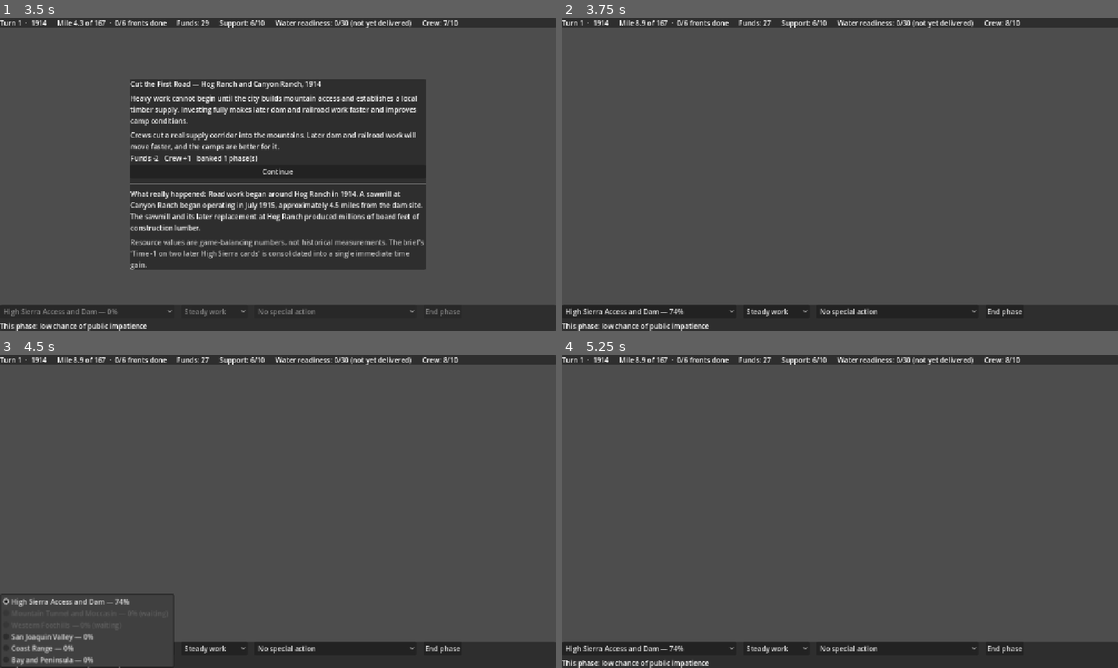
Above: before the commit, frames 1-4 (two rows, left to right).
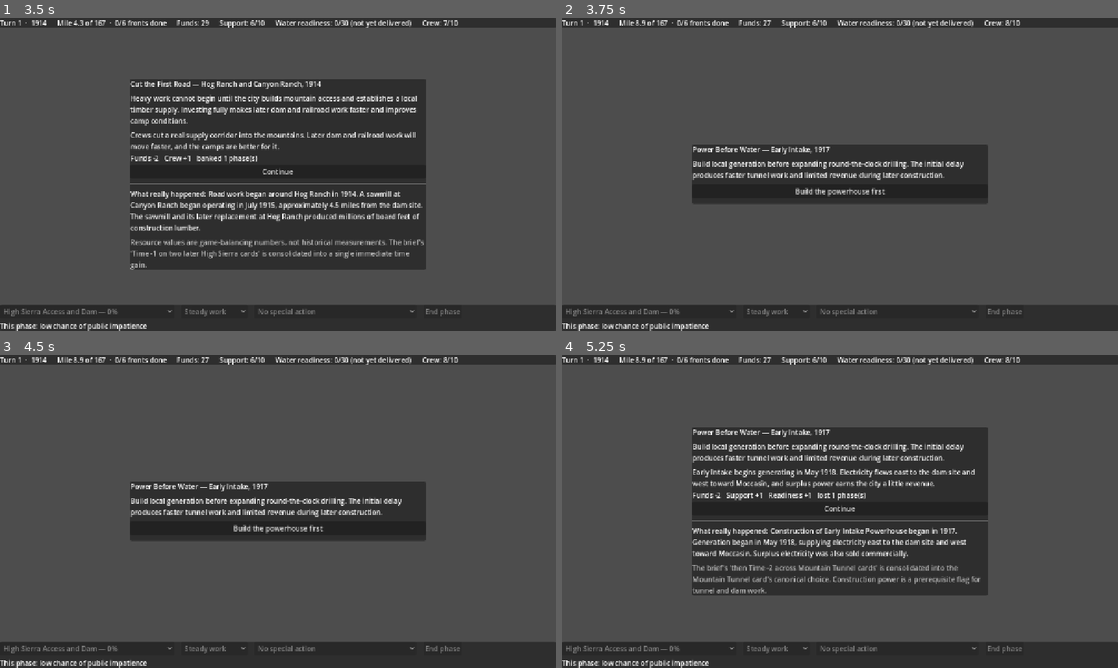
Above: after the commit, the same moments.

Repository: boxwrench/Hetchy-Trail
Game: Godot game, scene res://scenes/journey/journey.tscn
Two runs of this game, one before a commit and one after it. Both use one fixed random seed, a clock stepped at 60 frames per second and the inputs below.
Inputs (mouse positions are in pixels of both pictures, inside the frame that each line leads up to):
- Up to frame 1 (3.5 s): click "High Sierra Access and Dam — …" at 0.5 s; click "Steady work" at 1.25 s; click "End phase" at 2 s; click "Build the full road and sawmi…" at 2.75 s
- Up to frame 2 (3.75 s): click "Continue" at 3.5 s
- Up to frame 3 (4.5 s): click (88, 649) at 4.25 s, where only the run before the commit has a clickable "High Sierra Access and Dam — …"
- Up to frame 4 (5.25 s): click (840, 527) at 5 s, where only the run after the commit has a clickable "Build the powerhouse first"

Frame 1 is identical in both runs. In frame 2, 9.7% of the frame differs, in the area x 0-83%, y 40-96%; in frame 3, 11%; in frame 4, 26%, in the area x 0-83%, y 23-96%.

Commit message:
feat: resolving a milestone can unlock the next one on its front
A turn draws at most two fixed cards. The second is never taken from the same
availability snapshot as the first -- most fixed cards require a flag the
preceding card grants, so a snapshot holds only one and taking two does
nothing. try_draw_followup() re-evaluates the worked front AFTER a card
resolves, when the flag exists.

Scoped narrowly so a productive turn cannot become a history lecture: fixed
cards only, the worked front only, MAX_FIXED_PER_TURN of 2, and never a card
already drawn this turn -- a repeat_card choice un-draws its own card, and
without that guard a failed bond vote would be re-run inside its own turn.

The four resolve loops drain a queue instead of iterating a snapshot. Pushing
strategies go from 0/12 wins to 6/12 and 5/12, the first time pace has bought
schedule.

Co-Authored-By: Claude Opus 5 <noreply@anthropic.com>

Diff:
--- a/autoload/event_manager.gd
+++ b/autoload/event_manager.gd
@@ -58,8 +58,18 @@
 			out.append(card)
 	return out
 
+## A turn resolves at most this many fixed (milestone) cards. The second is
+## never taken from the same availability snapshot as the first -- it is drawn
+## by post-resolution chaining, see try_draw_followup().
+const MAX_FIXED_PER_TURN := 2
+
 var deck: Array[EventCard] = []
 var drawn_ids: Dictionary = {}        # StringName -> true
+var _fixed_drawn_this_turn: int = 0
+## Every id drawn this turn, including hazards and cards a repeat_card choice
+## has since re-armed. Chaining excludes these so a card cannot come back in
+## the turn it was just resolved.
+var _ids_drawn_this_turn: Dictionary = {}
 
 
 func _ready() -> void:
@@ -68,6 +78,8 @@
 
 func reset() -> void:
 	drawn_ids = {}
+	_fixed_drawn_this_turn = 0
+	_ids_drawn_this_turn = {}
 
 
 ## Cards to resolve this turn, in order. Empty, one, or two entries.
@@ -79,6 +91,8 @@
 ## and a hazard never costs the player a turn.
 func try_draw_queue() -> Array[EventCard]:
 	var queue: Array[EventCard] = []
+	_fixed_drawn_this_turn = 0
+	_ids_drawn_this_turn = {}
 	if GameState.game_over:
 		return queue
 	var available := _available_cards()
@@ -96,6 +110,38 @@
 		return queue
 	queue.append(_draw(_weighted_pick(available)))
 	return queue
+
+
+## The second milestone of a turn, or null. Called AFTER a fixed card resolves.
+##
+## Why chaining rather than taking two cards from _available_cards(): most fixed
+## cards require a flag the preceding card grants, and that snapshot is computed
+## before the first card resolves, so a two-card loop over it finds nothing to
+## add. That is exactly why snapshot queueing was measured as doing nothing
+## under the old linear spine. Re-evaluating after resolution is a different
+## mechanism -- the flag now exists, so the next card is genuinely unlocked.
+##
+## Deliberately narrow, so a productive turn cannot become a history lecture:
+## fixed cards only (no hazard reroll, no texture card), the worked front only,
+## at most MAX_FIXED_PER_TURN in a turn, and never a card already drawn this
+## turn -- a repeat_card choice un-draws its card, and without that guard the
+## failed bond vote would be handed straight back in the same turn.
+func try_draw_followup(resolved: EventCard) -> EventCard:
+	if GameState.game_over:
+		return null
+	if resolved == null or not resolved.is_fixed:
+		return null
+	if _fixed_drawn_this_turn >= MAX_FIXED_PER_TURN:
+		return null
+	for card in _fixed_cards_for_front(GameState.current_front):
+		if drawn_ids.has(card.event_id) or _ids_drawn_this_turn.has(card.event_id):
+			continue
+		if not card.is_available(GameState.flags):
+			continue
+		if not _threshold_reached(card):
+			continue
+		return _draw(card)
+	return null
 
 
 ## Applies the player's chosen option and re-arms the card if the choice
@@ -175,6 +221,9 @@
 
 func _draw(card: EventCard) -> EventCard:
 	drawn_ids[card.event_id] = true
+	_ids_drawn_this_turn[card.event_id] = true
+	if card.is_fixed:
+		_fixed_drawn_this_turn += 1
 	event_drawn.emit(card)
 	return card
 
--- a/scenes/journey/journey.gd
+++ b/scenes/journey/journey.gd
@@ -51,6 +51,11 @@
 	var card := current_card
 	current_card = null
 	EventManager.resolve_choice(card, index)
+	# Resolving a milestone can unlock the next one on the same front. Queue it
+	# behind whatever is already pending rather than drawing it up front.
+	var followup: EventCard = EventManager.try_draw_followup(card)
+	if followup != null:
+		pending.append(followup)
 	_show_next()
 
 
--- a/tools/sim_test.gd
+++ b/tools/sim_test.gd
@@ -39,10 +39,17 @@
 		GameState.advance_turn()
 		if GameState.game_over:
 			break
-		for card in EventManager.try_draw_queue():
+		# Drain rather than iterate a snapshot: resolving a milestone can chain
+		# into the next one on the same front, which appends to this queue.
+		var queue := EventManager.try_draw_queue()
+		while not queue.is_empty():
 			if GameState.game_over:
 				break
+			var card: EventCard = queue.pop_front()
 			EventManager.resolve_choice(card, card.canonical_choice)
+			var followup: EventCard = EventManager.try_draw_followup(card)
+			if followup != null:
+				queue.append(followup)
 	EventManager.event_drawn.disconnect(count_hazards)
 	var final_result := result
 	var final_year := GameState.current_year()
@@ -105,10 +112,17 @@
 		GameState.advance_turn()
 		if GameState.game_over:
 			break
-		for card in EventManager.try_draw_queue():
+		# Drain rather than iterate a snapshot: resolving a milestone can chain
+		# into the next one on the same front, which appends to this queue.
+		var queue := EventManager.try_draw_queue()
+		while not queue.is_empty():
 			if GameState.game_over:
 				break
+			var card: EventCard = queue.pop_front()
 			EventManager.resolve_choice(card, card.canonical_choice)
+			var followup: EventCard = EventManager.try_draw_followup(card)
+			if followup != null:
+				queue.append(followup)
 	EventManager.event_drawn.disconnect(cb)
 	return seen["n"]
 
--- a/tools/smoke_test.gd
+++ b/tools/smoke_test.gd
@@ -17,6 +17,7 @@
 	_check_hazards()
 	_check_flag_closure()
 	_check_first_turn()
+	_check_card_chaining()
 	_check_ui_scenes()
 	_check_end_screens()
 	_check_reveal_order()
@@ -129,6 +130,80 @@
 		check(not card.is_fixed, "hazard %s is not a fixed spine card" % card.event_id)
 	check(kinds[&"injury"] == 3, "exactly 3 injury hazards (got %d)" % kinds[&"injury"])
 	check(kinds[&"impatience"] == 2, "exactly 2 impatience hazards (got %d)" % kinds[&"impatience"])
+
+
+## Post-resolution chaining: a fully worked front hands over a second milestone
+## in the same turn, but never a third, and never a card it just re-armed.
+## Front progress is set directly rather than worked up to, so these stay true
+## regardless of how FRONT_BASE_PROGRESS is later tuned.
+func _check_card_chaining() -> void:
+	seed(99)
+	GameState.new_game()
+	EventManager.reset()
+	GameState.set_front(0)
+	GameState.front_progress[0] = 1.0   # every threshold on this front is met
+	var queue := EventManager.try_draw_queue()
+	# The availability snapshot can only ever offer one fixed card, because the
+	# next one waits on a flag this one has not granted yet. That is why snapshot
+	# queueing measured as doing nothing, and why chaining is a different thing.
+	var snapshot_fixed := 0
+	for card in queue:
+		if card.is_fixed:
+			snapshot_fixed += 1
+	check(snapshot_fixed == 1,
+		"the availability snapshot offers exactly one fixed card (got %d)" % snapshot_fixed)
+	var fixed_ids: Array[StringName] = []
+	while not queue.is_empty():
+		var card: EventCard = queue.pop_front()
+		if card.is_fixed:
+			fixed_ids.append(card.event_id)
+		EventManager.resolve_choice(card, card.canonical_choice)
+		var followup: EventCard = EventManager.try_draw_followup(card)
+		if followup != null:
+			queue.append(followup)
+	check(fixed_ids.size() == 2,
+		"resolving the first milestone unlocks a second one (got %d)" % fixed_ids.size())
+	check(fixed_ids.size() <= EventManager.MAX_FIXED_PER_TURN,
+		"a turn never resolves more than %d fixed cards" % EventManager.MAX_FIXED_PER_TURN)
+	check(fixed_ids.size() < 2 or fixed_ids[0] != fixed_ids[1],
+		"the chained card is a different card, not the same one twice")
+
+	# A repeat_card choice un-draws its own card. Chaining must not hand it
+	# straight back, or a failed bond vote would be re-run inside its own turn.
+	GameState.new_game()
+	EventManager.reset()
+	GameState.set_front(4)
+	GameState.front_progress[4] = 1.0
+	var repeat_id := &"sell_the_bonds_finish_the_bore"
+	var target: EventCard = null
+	for card in EventManager.deck:
+		if card.event_id == repeat_id:
+			target = card
+		elif card.is_fixed and EventManager.front_of_card(card) == 4:
+			EventManager.drawn_ids[card.event_id] = true   # isolate the fixture
+	check(target != null, "the repeat_card fixture card is in the deck")
+	if target == null:
+		return
+	for flag in target.required_flags:
+		GameState.grant_flag(flag)
+	var repeat_index := -1
+	for i in target.choices.size():
+		if target.choices[i].repeat_card:
+			repeat_index = i
+	check(repeat_index >= 0, "the fixture card still has a repeat_card choice")
+	if repeat_index < 0:
+		return
+	var drew_target := false
+	for card in EventManager.try_draw_queue():
+		if card.event_id == repeat_id:
+			drew_target = true
+	check(drew_target, "the repeat_card fixture card is drawn when its front is complete")
+	EventManager.resolve_choice(target, repeat_index)
+	check(not EventManager.drawn_ids.has(repeat_id), "a repeat_card choice re-arms its card")
+	check(EventManager.try_draw_followup(target) == null,
+		"a card re-armed by repeat_card is not redrawn in the same turn")
+	GameState.new_game()
+	EventManager.reset()
 
 
 func _check_ui_scenes() -> void:
